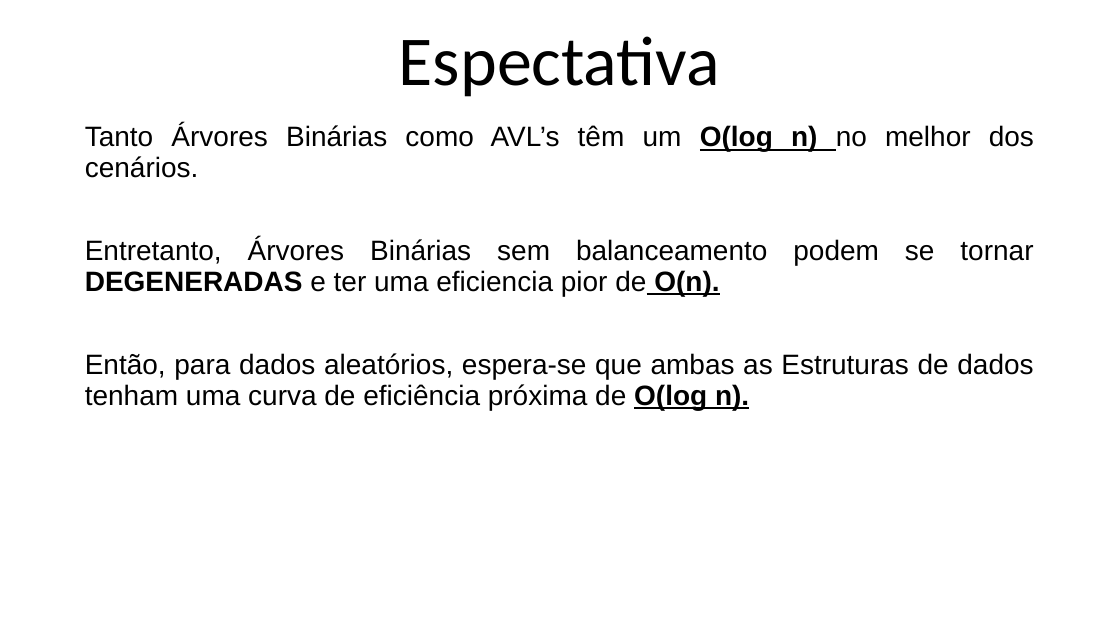
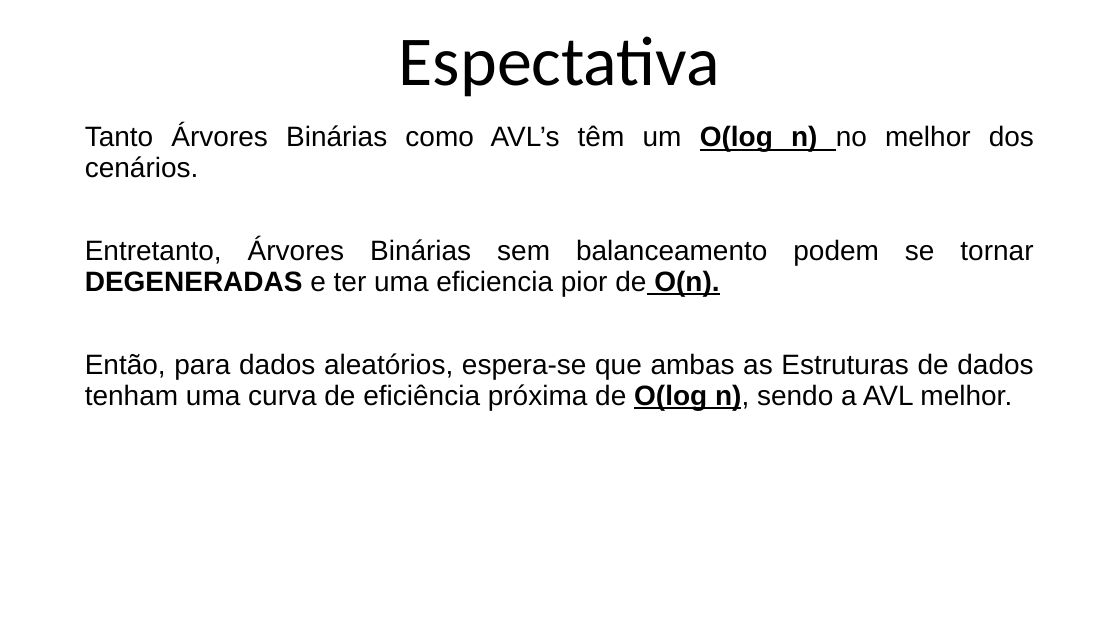
Before and after one commit to BrandaoJatoba/ECOM008.T1.2024.2.BDHJ, a slide deck: slide 5 of 04 - Plotagem/Plotagem.pptx. Drawn at 1120x630 pixels with LibreOffice and Linux fonts; fonts in the diff are those of the drawing. Boxes give left, top, right and bottom in pixels: in the first picture for what was removed or moved away, otherwise in the second. Text is boxed around its words. In the diff, an @@ line names an element or a change of style, - is before the commit and + after.

```diff
--- a/04 - Plotagem/Plotagem.pptx
+++ b/04 - Plotagem/Plotagem.pptx
@@ text at (x1=85, y1=353, x2=1033, y2=410): text changed @@
-Então, para dados aleatórios, espera-se que ambas as Estruturas de dados tenham uma curva de eficiência próxima de O(log n).
+Então, para dados aleatórios, espera-se que ambas as Estruturas de dados tenham uma curva de eficiência próxima de O(log n), sendo a AVL melhor.
```
Also in this commit, not shown: 1 other slide changed, 15 other files.
